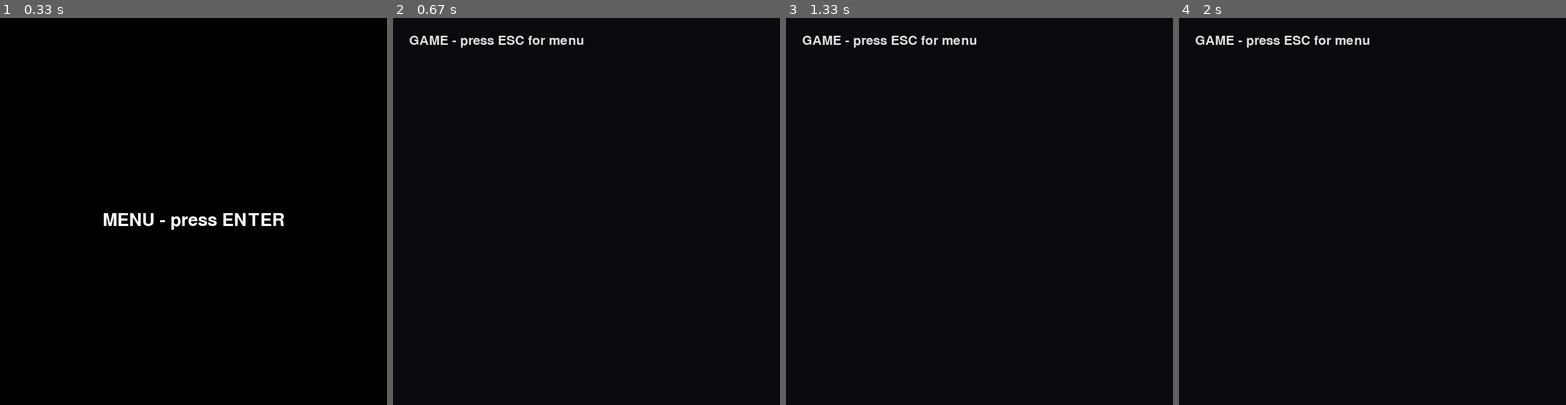
Above: before the commit, frames 1-4 (left to right).
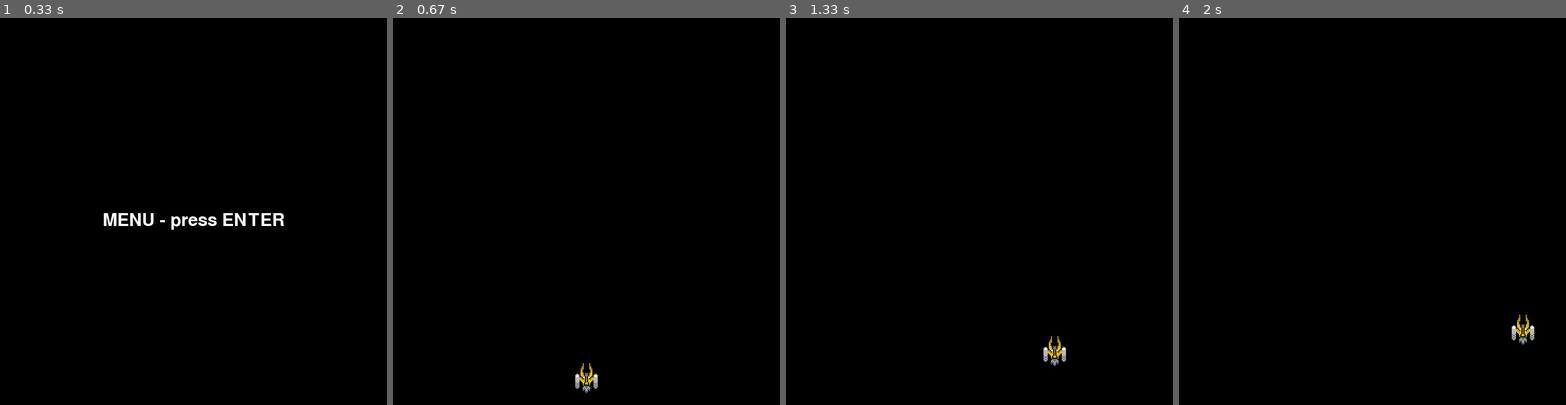
Above: after the commit, the same moments.

Repository: software-engineering-game/pygame-game
Game: pygame game, started from main.py
Two runs of this game, one before a commit and one after it. Both use one fixed random seed, a clock stepped at 60 frames per second and the inputs below.
Inputs:
- Up to frame 1 (0.33 s): no input
- Up to frame 2 (0.67 s): tap Enter at 0.33 s
- Up to frame 3 (1.33 s): hold Right 0.67-1.13 s; hold Up from 1.17 s (still down)
- Up to frame 4 (2 s): release Up at 1.47 s; hold Right 1.5-1.97 s

Frame 1 is identical in both runs. In frame 2, 0.7% of the frame differs, in the area x 4-53%, y 4-97%; in frame 3, 0.7%; in frame 4, 0.7%.

Commit message:
Adopted the mechanics from the main branch to integrate it for game state

Diff:
--- a/main.py
+++ b/main.py
@@ -1,6 +1,6 @@
 import pygame
 import asyncio
-from states.menu_state import MainMenuState
+from states.main_menu_state import MainMenuState
 
 WIDTH, HEIGHT = 720, 720
 TITLE = "Space Dodgers"
--- a/states/game_state.py
+++ b/states/game_state.py
@@ -1,19 +1,54 @@
 import pygame
+import os
 from states.base_state import State
+
+BLACK = (0, 0, 0)
+
+class Player(pygame.sprite.Sprite):
+    def __init__(self, img_folder, sprite_name, speed, start_pos):
+        super().__init__()
+        self.image = pygame.image.load(os.path.join(img_folder, sprite_name)).convert()
+        self.image.set_colorkey(BLACK)
+        self.rect = self.image.get_rect(center=start_pos)
+        self.speed = speed
+
+    def update(self, keys):
+        dx = dy = 0
+        if keys[pygame.K_LEFT]:  dx -= self.speed
+        if keys[pygame.K_RIGHT]: dx += self.speed
+        if keys[pygame.K_UP]:    dy -= self.speed
+        if keys[pygame.K_DOWN]:  dy += self.speed
+        self.rect.x += dx
+        self.rect.y += dy
+
 
 class GameState(State):
     def on_enter(self, app):
-        self.font = pygame.font.SysFont(None, 36)
+        self.bg = (0, 0, 0)
+
+        # asset path (team can standardize)
+        base = os.path.dirname(__file__)
+        self.img_folder = os.path.join(os.path.dirname(base), "assets")
+
+        self.allies = pygame.sprite.Group()
+
+        self.player = Player(
+            img_folder=self.img_folder,
+            sprite_name="test_sprite.png",
+            speed=5,
+            start_pos=(app.width // 2, app.height - 50),
+        )
+        self.allies.add(self.player)
 
     def handle_event(self, app, event):
         if event.type == pygame.KEYDOWN and event.key == pygame.K_ESCAPE:
-            from states.menu_state import MainMenuState
+            from states.main_menu_state import MainMenuState
             app.change_state(MainMenuState())
 
     def update(self, app, dt):
-        pass
+        keys = pygame.key.get_pressed()
+        self.player.update(keys)
 
     def draw(self, app, screen):
-        screen.fill((10, 10, 15))
-        text = self.font.render("GAME - press ESC for menu", True, (220, 220, 220))
-        screen.blit(text, (30, 30))
+        screen.fill(self.bg)
+        self.allies.draw(screen)
Renamed: states/menu_state.py -> states/main_menu_state.py
